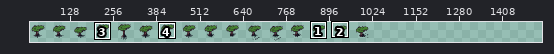
Edited in one commit: sprite sheet (Assets/Sprites/Player.png). The picture above shows the old version from afar; the outline marks the close-up.
Close-up. Before the edit:
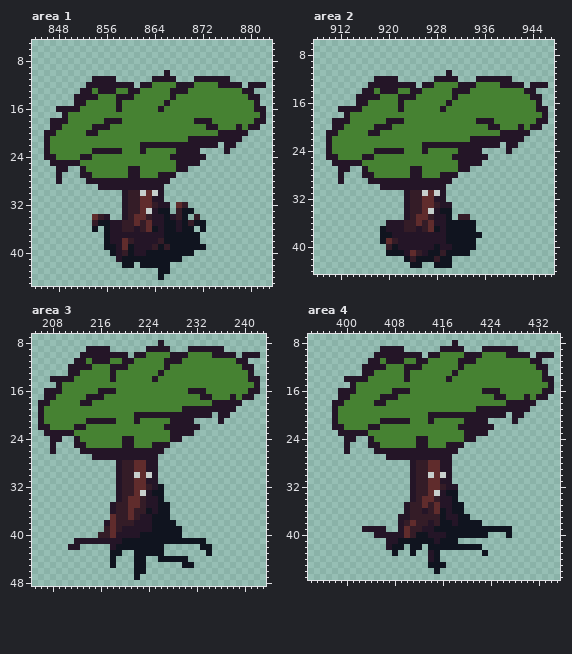
The file is 1024x64 pixels. Shown: area 1: x 844..883, y 5..45; area 2: x 908..947, y 6..44; area 3: x 205..243, y 7..48; area 4: x 394..435, y 7..47. The old version is drawn lined up with the new one, on the new canvas. The wide view leaves out empty margins. The commit also changed other parts of the picture, which this record leaves out.
Once edited:
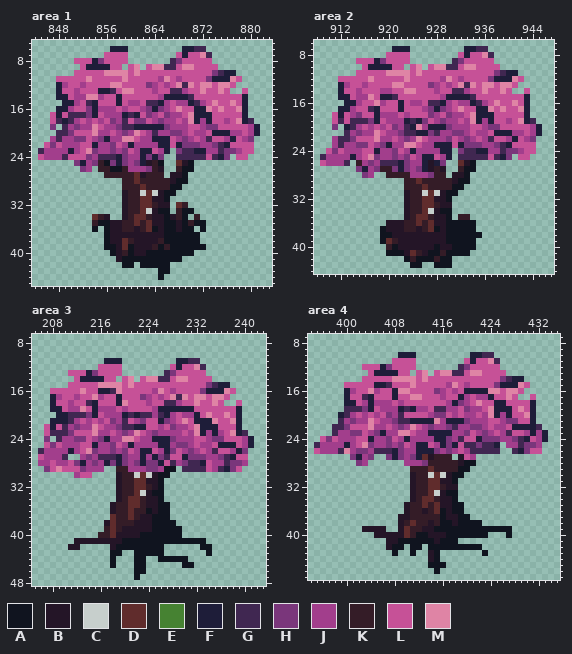
Palette (. is transparent): A #10141f  B #241527  C #c7cfcc  D #602c2c  E #468232  F #1e1d39  G #402751  H #7a367b  J #a23e8c  K #341c27  L #c65197  M #df84a5
Edits made:
canvas 1024x64 -> 1536x64
Changed rows in their new state; - is an unchanged pixel.
Area 1:
first column x 845:
 6 ------------FFF---------FFGG----------
 7 -----------LLLL--------LFLLMG---------
 8 ------LLLFHLLLL-------GHLLLLL---------
 9 -------LFFFFLL-LM-LMMGGLMMLLLL--------
10 ------LLLLLMMMMLMLLLLLLLLLLLLHGFF-----
11 ---LLLLLMLLLLLMLLLLLJMLJLLLLHFFFML----
12 ---FJLLJLLLLMMLLLLHJLJLMGMLMMLMML.-...
13 ---FLLJLLLFFGLMMLLLJLLGGJLLMLLML..L.--
14 ---FFLJJMMJLLFLLLLLLJFFFFGLLLLLLLLF..-
15 ----FFJLGFLLLFLJJLGGFJLJJFGJLMLLMLF..-
16 ---FFJLLHFJJJLJLLJHFHJLMLLFFMLMLLMF...
17 --LFLGGGHFLJJJFGFLHJLHJJLMFFFLLLLLF...
18 --LGFGJLJLJLHJGLHHLJHJJLJMFJFLLJLMFG..
19 --H.GJHJJMLJJHGGFFFFFHJJJLLJHHLLLLLJF-
20 -..GGHLLLMJJLJHJMLJGJJHHJLJJLFFFJJLJF-
21 -.JGJJHHLJHFJJMMLJJFFFLJHJLJGLLJFLJH--
22 -LHLJJJLLFJJHLJFJJJJFFLFHHHJJHGFLLLL--
23 GJJJJFJLMHJJHJHLJFFLJF.HGGFFJJGHHJLL--
24 LJJJGLLLHJGGGFHJJFHFH..GGGGGLGFH-LL---
25 --....HFJHKAHFHJHFBKA..D-A.-----------
26 ---..--HJ.KKAAKJJJHKB..KAA------------
27 ---.---....KKKKKDBKKK.-BA-------------
28 ---.----......KKDKKKKKBAA-------------
29 ----------....KKKDKKKKAA--------------
30 ---------------------AA---------------
31 ---------------------A----------------
Area 2:
first column x 909:
 7 ------------FFF---------FFGG----------
 8 -----------LLLL--------LFLLMG---------
 9 ------LLLFHLLLL-------GHLLLLL---------
10 -------LFFFFLL-LM-LMMGGLMMLLLL--------
11 ------LLLLLMMMMLMLLLLLLLLLLLLHGFF-----
12 ---LLLLLMLLLLLMLLLLLJMLJLLLLHFFFML----
13 ---FJLLJLLLLMMLLLLHJLJLMGMLMMLMML.-...
14 ---FLLJLLLJJLLMMLLLJLLGGJLLMLLML..L.--
15 ---FFLJJMLFFGLLLLLLLJFFFFGLLLLLLLLF..-
16 ----FFJLLMJLLFLJJLGGFJLJJFGJLMLLMLF..-
17 ---FFJLLGFLLLFLLLJHFHJLMLLFFMLMLLMF...
18 --LFLJHLLFJJJLJLLLHJLHJJLMFFFLLLLLF...
19 --LGLGGGHFLJJJFGFHLJHJJLJMFJFLLJLMFG..
20 --H.FGJLJLJLHJGFMJFFFHJJJLLJHHLLLLLJF-
21 -...GJHJJMLJJHGGFFHGJJHHJLJJLFFFJJLJF-
22 -.JGGHLLLMJJLJHJMLJJJHLJHJLJGLLJFLJH--
23 -.JGJJHHLJHFJJMMLJJFFFLFHHHJJHGFLLLL--
24 -LHLJJJLLFJJHLJFJJJJFF.HGGFFJJGHHJLL--
25 GJJJJFJLMHJJHJHLJFFLJF.GGGGGLGFH-LL---
26 LJJJG.KJHJGGGFHJJFBFH..D-A.-----------
27 ---..-HFJHKKHFHJHFBKB..KAA------------
28 ---.---HJ..KKKKJJJHKK.-BA-------------
29 ---.----......KKDKKKKKBAA-------------
30 ----------....KKKDKKKKAA--------------
31 ---------------------AA---------------
32 ---------------------A----------------
Area 3:
first column x 206:
 8 --------------------.----------------
 9 --------....------....---......------
10 -------........-.................-...
11 ------.....FFF.........FFGG........--
12 -----.....LLLL........LFLLMG........-
13 -----LLLFHLLLL.......GHLLLLL........-
14 --....LFFFFLL.LM.LMMGGLMMLLLL........
15 ---..LLLLLMMMMLMLLLLLLLLLLLLHGFF.....
16 -.LLLLLMLLFFGMLLLLLJMLJLLLLHFFFML....
17 -.FJLLJLLMJLLFLLLHJLJLMGMLMMLMML....-
18 ..FLLJLLGFLLLFMLLLJLLGGJLLMLLML..L---
19 ..FFLJJMLFJJJLJLLLLJFFFFFFLLLLLLLF---
20 ...FFGGGHFLJJJFGFGGJGFJLJJFLMLLMLF---
21 ..FFFGJLJLJLHJGLJHLLFHJLMLFFFMLLMF---
22 .LFLGJHJJMLJJHGGFFLLJLHJJLMFFFLLLF---
23 -LGGGHLLLMJJLJHJMLJHJJJJLJMFJFJLMFG--
24 -H.GJJHHLJHFJJMMLJJFFFHJJJLLJHHLLLJF-
25 -LHLJJJLLFJJHLJFJJJJFFJHHJLJJLFFFLJF-
26 GJJJJFJLMHJJHJHLJFFLJFHLJHJLJGLLJFH--
27 LJJJG--JHJGGGFHJJFJFHGLLFHHHJJHGFLL--
28 JJLJJLHFJHJFHFHJHFHHFLGJHGGFLJJGHHJ--
29 -HLMLLLHJJJ--K-JJJHHJAA-GGGGLJGFHL---
30 ------JLL-----------AA---------------
31 --------------------A----------------
Area 4:
first column x 395:
 8 -----------------------.----------------
 9 -----------....------....---......------
10 ----------....FFF.-.......FFGG......-...
11 ---------....LLLL........LFLLMG.......--
12 --------LLLFHLLLL.......GHLLLLL........-
13 --------.LFFFFLL.LM.LMMGGLMMLLLL.......-
14 -----...LLLLLMMMMLMLLLLLLLLLLLLHGFF.....
15 -----LLLLLFFGLLLMLLLLLJMLJLLLLHFFFML....
16 ----.FJLLMJLLFMMLLLLHJLJLFFFFMMLMML.....
17 ----.FLLGFLLLFLLMMLLLJLLFJLJJFLLML..L..-
18 ---..FFLJFJJJLJLLLLLLLJFHJLMLLFFLLLLF---
19 ---..GGGHFLJJJFGFJJLGGJJLHJJLMFFFLMLF---
20 ---.FGJLJLJLHJGLLLLJHHLJLJJLJMFJFLLMF---
21 ---.GJHJJMLJJHGGFFFFMJFFFHJJJLLJHHLLF---
22 ---GGHLLLMJJLJHJMLJHJJHGJJHHJLJJLFFFFG--
23 ---GJJHHLJHFJJMMLJJFFFFJJHLJHJLJGLLJFJF-
24 -LHLJJJLLFJJHLJFJJJJFFHJGLLFHHHJJHGFLJF-
25 GJJJJFJLMHJJHJHLJFFLJFHFLGGHGGF-JJGHHJ--
26 LJJJGMJHHJGGGFHJJFFFHJHJLJGGGGG--GFHLL--
27 ------HFJH--HFHJHFD-KKK-BLJ-------------
28 -------HJ------JJJHKKKKKBAA-------------
29 ----------------K---KKKKAA--------------
30 -----------------------AA---------------
31 -----------------------A----------------
